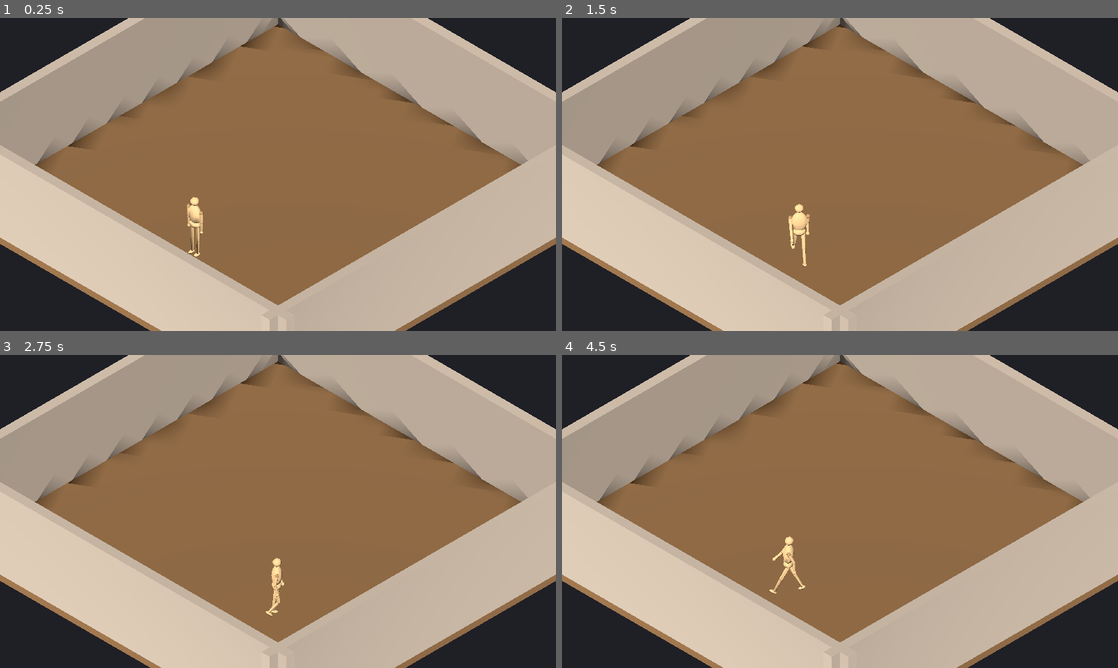
Above: before the commit, frames 1-4 (two rows, left to right).
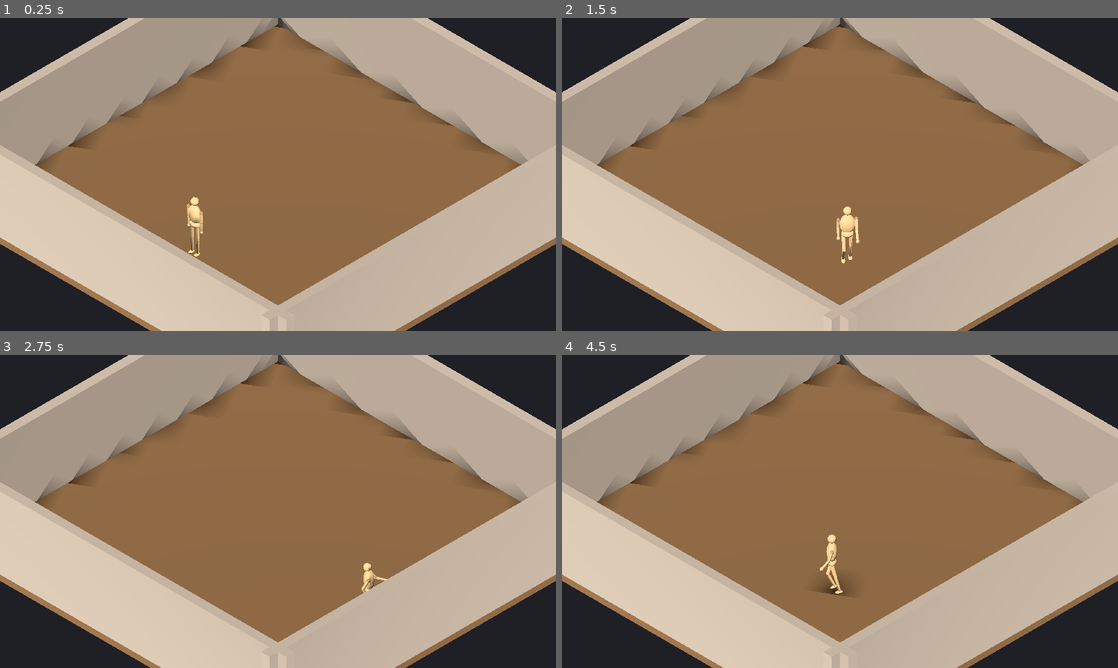
Above: after the commit, the same moments.

Repository: hieubqdsm/crime-in-clock-tower
Game: Godot game, scene res://scenes/main/Main.tscn
The game is run twice, just before and just after one commit, with the same random seed, the same clock (stepped at 60 frames per second) and the same inputs.
Inputs:
- Up to frame 1 (0.25 s): no input
- Up to frame 2 (1.5 s): tap Enter at 0.5 s; hold D (move_right) 0.53-1.28 s; hold Shift (sprint, bound only after the commit) 0.53-1.28 s; hold S (move_down) from 1.28 s (still down); tap Shift (sprint, bound only after the commit) at 1.35 s
- Up to frame 3 (2.75 s): release S (move_down) at 2.03 s; hold D (move_right) from 2.03 s (still down); hold Shift (sprint, bound only after the commit) from 2.03 s (still down)
- Up to frame 4 (4.5 s): release D (move_right) at 2.78 s; release Shift (sprint, bound only after the commit) at 2.78 s; hold W (move_up) 2.78-3.53 s; tap Shift (sprint, bound only after the commit) at 2.85, 4.35 s; hold Shift (sprint, bound only after the commit) 3.53-4.28 s; hold A (move_left) from 3.53 s (still down)

The runs differ from the first frame. In frame 1, less than 0.1% of the frame differs, in the area x 33-37%, y 57-76%; in frame 2, 0.7%; in frame 3, 0.4%; in frame 4, 0.7%, in the area x 37-52%, y 57-78%.

Commit message:
F-001: sprint (Shift) — Run_loop clip, FSM Idle/Walk/Run crossfades, run speed 3.08 m/s — headless 14/14, web verified

Diff:
--- a/project.godot
+++ b/project.godot
@@ -45,3 +45,8 @@
 , Object(InputEventKey,"resource_local_to_scene":false,"resource_name":"","device":-1,"window_id":0,"alt_pressed":false …(186 unchanged characters)…
 ]
 }
+sprint={
+"deadzone": 0.2,
+"events": [Object(InputEventKey,"resource_local_to_scene":false,"resource_name":"","device":-1,"window_id":0,"alt_pressed":false,"shift_pressed":false,"ctrl_pressed":false,"meta_pressed":false,"pressed":false,"keycode":4194325,"key_label":0,"unicode":0,"location":0,"echo":false,"script":null)
+]
+}
--- a/scenes/player/mannequin_fsm.tres
+++ b/scenes/player/mannequin_fsm.tres
@@ -4,17 +4,28 @@
 animation = &"Idle"
 
 [sub_resource type="AnimationNodeAnimation" id="AnimationNodeAnimation_ngjva"]
+animation = &"Run"
+
+[sub_resource type="AnimationNodeAnimation" id="AnimationNodeAnimation_qs458"]
 animation = &"Walk"
 
-[sub_resource type="AnimationNodeStateMachineTransition" id="AnimationNodeStateMachineTransition_qs458"]
+[sub_resource type="AnimationNodeStateMachineTransition" id="AnimationNodeStateMachineTransition_ypd4k"]
 xfade_time = 0.12
 
-[sub_resource type="AnimationNodeStateMachineTransition" id="AnimationNodeStateMachineTransition_ypd4k"]
+[sub_resource type="AnimationNodeStateMachineTransition" id="AnimationNodeStateMachineTransition_1foft"]
 xfade_time = 0.2
+
+[sub_resource type="AnimationNodeStateMachineTransition" id="AnimationNodeStateMachineTransition_620pr"]
+xfade_time = 0.15
+
+[sub_resource type="AnimationNodeStateMachineTransition" id="AnimationNodeStateMachineTransition_x26me"]
+xfade_time = 0.15
 
 [resource]
 states/Idle/node = SubResource("AnimationNodeAnimation_ute0t")
 states/Idle/position = Vector2(100, 100)
-states/Walk/node = SubResource("AnimationNodeAnimation_ngjva")
-states/Walk/position = Vector2(340, 100)
-transitions = ["Idle", "Walk", SubResource("AnimationNodeStateMachineTransition_qs458"), "Walk", "Idle", SubResource("AnimationNodeStateMachineTransition_ypd4k")]
+states/Run/node = SubResource("AnimationNodeAnimation_ngjva")
+states/Run/position = Vector2(540, 100)
+states/Walk/node = SubResource("AnimationNodeAnimation_qs458")
+states/Walk/position = Vector2(320, 100)
+transitions = ["Idle", "Walk", SubResource("AnimationNodeStateMachineTransition_ypd4k"), "Walk", "Idle", SubResource("AnimationNodeStateMachineTransition_1foft"), "Walk", "Run", SubResource("AnimationNodeStateMachineTransition_620pr"), "Run", "Walk", SubResource("AnimationNodeStateMachineTransition_x26me")]
--- a/scenes/player/player.gd
+++ b/scenes/player/player.gd
@@ -13,13 +13,17 @@
 
 ## One walk cycle (1 s) covers two steps of 2 * 0.82 * sin(26°) m each
 ## (= 1.44 m), per the stride math in tools/blender/make_mannequin.py —
-## keep the default in sync with the clip or the feet will slide.
+## keep the defaults in sync with the clips or the feet will slide.
 const WALK_SPEED := 1.44
+## Run cycle: 1.54 m per 0.5 s cycle (same math, 28° stride).
+const RUN_SPEED := 3.08
 const TURN_SMOOTH := 12.0
 const IDLE_STATE := "Idle"
 const WALK_STATE := "Walk"
+const RUN_STATE := "Run"
 
 @export var walk_speed := WALK_SPEED
+@export var run_speed := RUN_SPEED
 
 @onready var _model: Node3D = $Mannequin
 @onready var _anim_tree: AnimationTree = $AnimTree
@@ -43,8 +47,9 @@
 
 	if not is_on_floor():
 		velocity.y -= 20.0 * delta
-	velocity.x = dir.x * walk_speed
-	velocity.z = dir.z * walk_speed
+	var speed := run_speed if Input.is_action_pressed("sprint") else walk_speed
+	velocity.x = dir.x * speed
+	velocity.z = dir.z * speed
 	move_and_slide()
 
 	_update_visuals(dir, delta)
@@ -75,8 +80,9 @@
 		_heading = lerp_angle(_heading, atan2(dir.x, dir.z),
 			1.0 - exp(-TURN_SMOOTH * delta))
 		_model.rotation.y = _heading
-		if _playback.get_current_node() != WALK_STATE:
-			_playback.travel(WALK_STATE)
+		var state := RUN_STATE if Input.is_action_pressed("sprint") else WALK_STATE
+		if _playback.get_current_node() != state:
+			_playback.travel(state)
 	elif _playback.get_current_node() != IDLE_STATE:
 		_playback.travel(IDLE_STATE)
 	_was_moving = moving
--- a/tests/test_movement.gd
+++ b/tests/test_movement.gd
@@ -64,6 +64,25 @@
 	_check(_player.velocity.length() < 0.05,
 		"velocity is zero when idle (%.2f)" % _player.velocity.length())
 
+	# Sprint: Shift + move -> Run state at run speed; release Shift -> Walk.
+	var run_start := _player.global_position
+	Input.action_press("move_up")
+	Input.action_press("sprint")
+	for i in 60:
+		await get_tree().physics_frame
+	_check(_tree_state() == "Run", "Run state while sprinting (%s)" % _tree_state())
+	var run_d := _player.global_position - run_start
+	_check(run_d.length() > 2.2 and run_d.length() < 4.2,
+		"run speed for 1 s (moved %.2f m, expect ~3.08)" % run_d.length())
+	Input.action_release("sprint")
+	for i in 25:
+		await get_tree().physics_frame
+	_check(_tree_state() == "Walk", "back to Walk when Shift released (%s)" % _tree_state())
+	Input.action_release("move_up")
+	for i in 20:
+		await get_tree().physics_frame
+	_check(_tree_state() == "Idle", "back to Idle after run stop (%s)" % _tree_state())
+
 	# North wall: park just south of it and walk into it for 1.5 s.
 	_player.global_position = Vector3(0, 0.1, -5.2)
 	_player.velocity = Vector3.ZERO
--- a/tools/make_anim_fsm.gd
+++ b/tools/make_anim_fsm.gd
@@ -3,6 +3,7 @@
 ## One-off: build the mannequin AnimationTree state machine resource.
 ## godot --headless --path . -s res://tools/make_anim_fsm.gd
 ## Output: res://scenes/player/mannequin_fsm.tres (committed, human-editable).
+## Clips come from assets/models/mannequin.glb (Idle / Walk / Run).
 
 func _init() -> void:
 	var sm := AnimationNodeStateMachine.new()
@@ -13,15 +14,27 @@
 
 	var walk := AnimationNodeAnimation.new()
 	walk.animation = &"Walk"
-	sm.add_node("Walk", walk, Vector2(340, 100))
+	sm.add_node("Walk", walk, Vector2(320, 100))
 
-	var to_walk := AnimationNodeStateMachineTransition.new()
-	to_walk.xfade_time = 0.12
-	sm.add_transition("Idle", "Walk", to_walk)
+	var run := AnimationNodeAnimation.new()
+	run.animation = &"Run"
+	sm.add_node("Run", run, Vector2(540, 100))
 
-	var to_idle := AnimationNodeStateMachineTransition.new()
-	to_idle.xfade_time = 0.2
-	sm.add_transition("Walk", "Idle", to_idle)
+	var idle_to_walk := AnimationNodeStateMachineTransition.new()
+	idle_to_walk.xfade_time = 0.12
+	sm.add_transition("Idle", "Walk", idle_to_walk)
+
+	var walk_to_idle := AnimationNodeStateMachineTransition.new()
+	walk_to_idle.xfade_time = 0.2
+	sm.add_transition("Walk", "Idle", walk_to_idle)
+
+	var walk_to_run := AnimationNodeStateMachineTransition.new()
+	walk_to_run.xfade_time = 0.15
+	sm.add_transition("Walk", "Run", walk_to_run)
+
+	var run_to_walk := AnimationNodeStateMachineTransition.new()
+	run_to_walk.xfade_time = 0.15
+	sm.add_transition("Run", "Walk", run_to_walk)
 
 	var err := ResourceSaver.save(sm, "res://scenes/player/mannequin_fsm.tres")
 	print("[fsm] saved err=%s path=res://scenes/player/mannequin_fsm.tres" % err)
Binary file changed: assets/models/mannequin.glb
Not shown, added: docs/evidence/f001-web-smoke-idle-v2.png.import
Binary file added: docs/evidence/f001-web-smoke-run.png
Not shown, added: docs/evidence/f001-web-smoke-walk-v2.png.import
Not shown, changed: docs/SESSION.md
Not shown, changed: docs/features/F-001.md
Not shown, changed: tools/blender/make_mannequin.py
